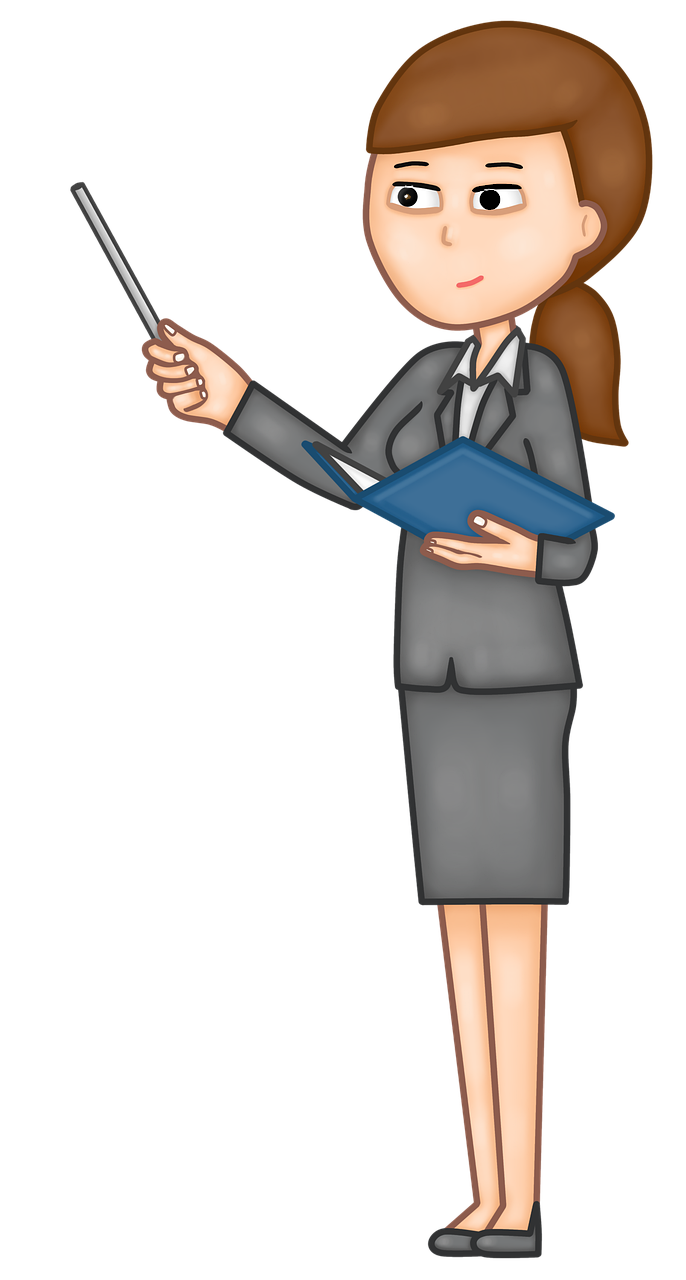
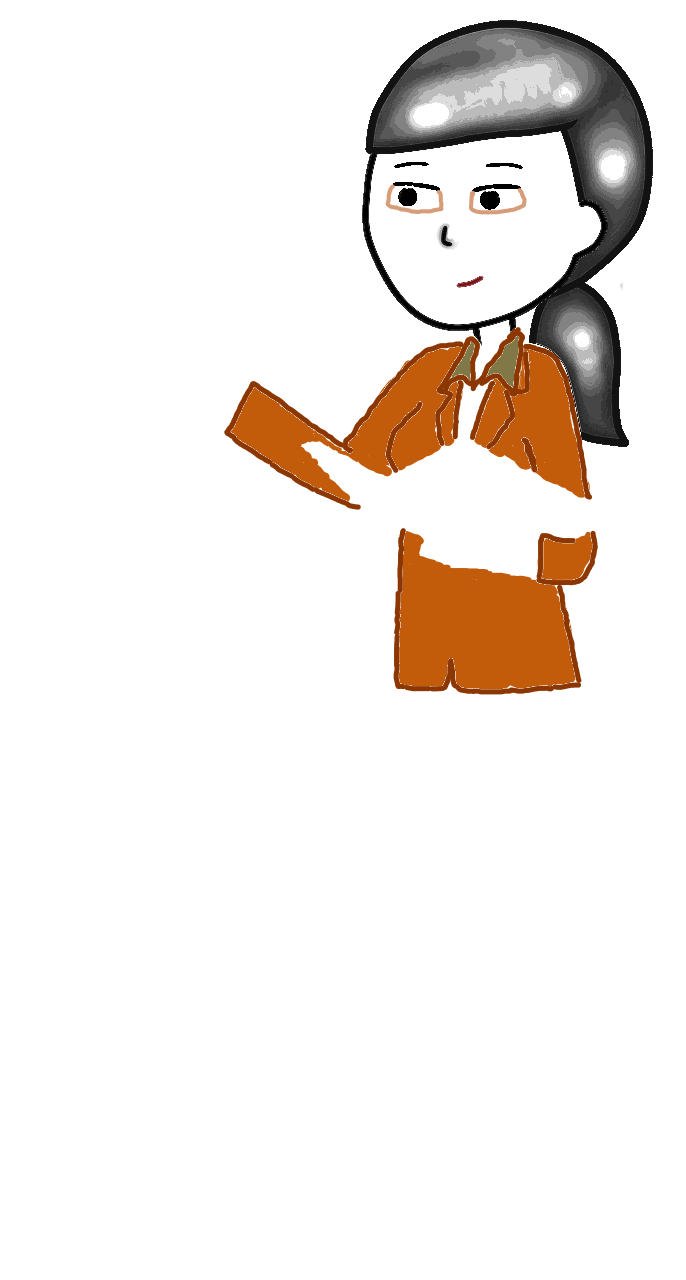
Revision of a layered (686, 1280) image; what changed, layer by layer:
added layer "BLUSA" above "CABEÇA" over bbox(70, 19, 655, 1260)
showed "CABEÇA", painted on it over bbox(70, 19, 655, 1260)
hid "MODELO BASE", painted on it over bbox(70, 19, 655, 1260)
